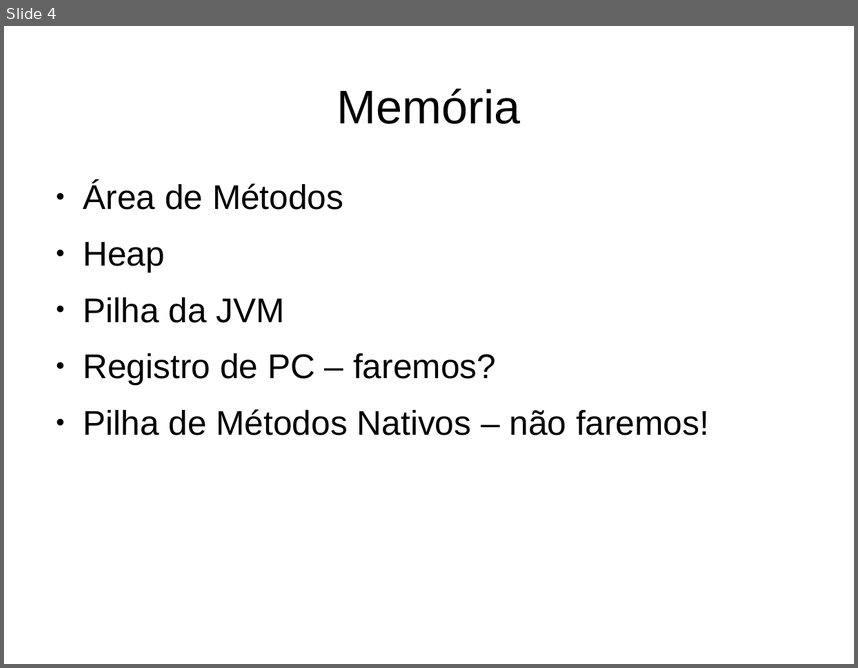
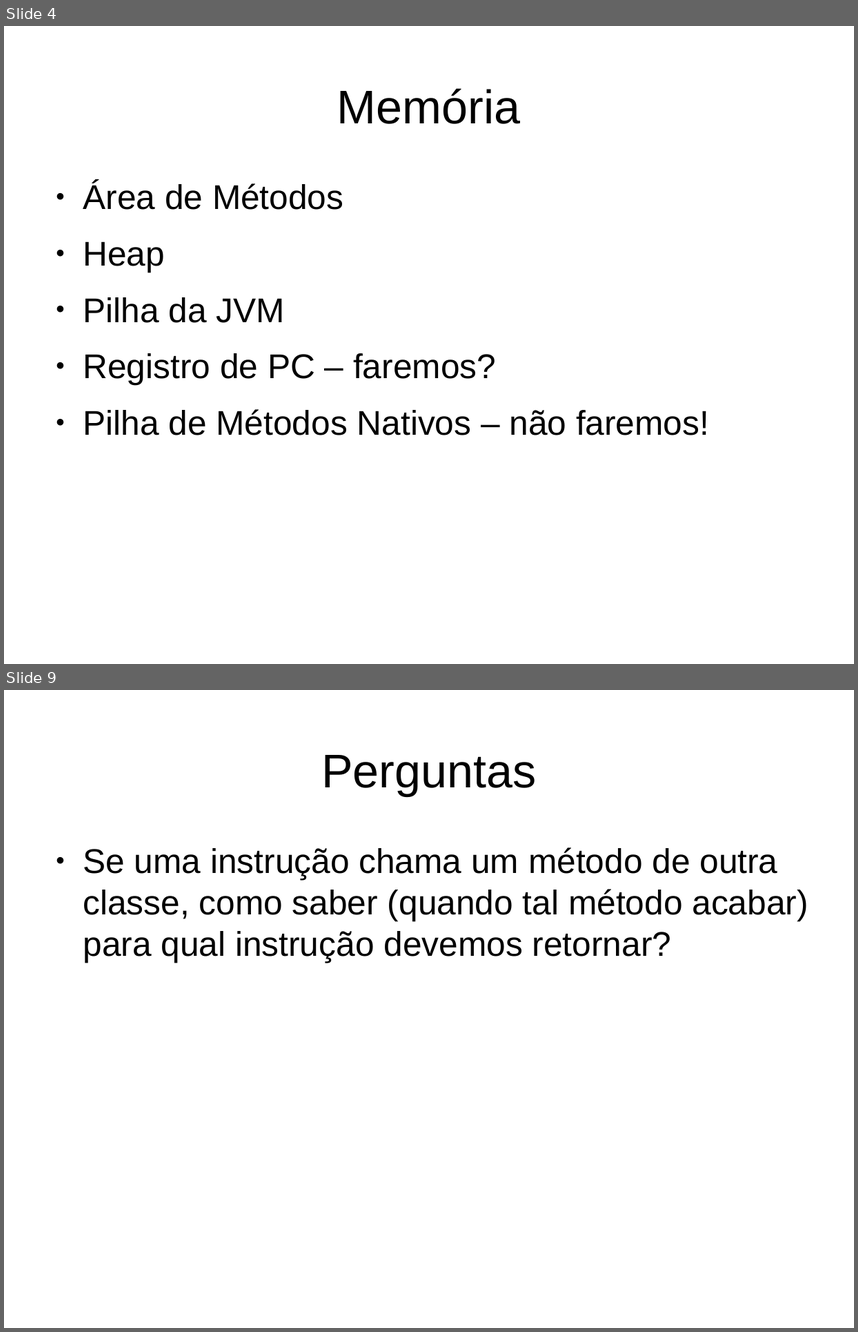
Before and after one commit to gabrielmm1234/jvm-sb, a slide deck: projetoLogico/apresentacao.odp. Shown one above the other, each under a label of ours: slide 4 before the commit, slides 4 and 9 after it; the slides between them are not shown. The pictures are 858x668 and 858x1332 pixels, drawn with LibreOffice and Linux fonts; fonts in the diff are those of the drawing. Boxes give left, top, right and bottom in pixels: in the first picture for what was removed or moved away, otherwise in the second. Text is boxed around its words. In the diff, an @@ line names an element or a change of style, - is before the commit and + after.

```diff
--- a/projetoLogico/apresentacao.odp
+++ b/projetoLogico/apresentacao.odp
@@ slide 9 added at (4, 690, 854, 1328), background #FFFFFF @@
@@ title added at (321, 755, 536, 796), 44 pt, text #000000 @@
+Perguntas
@@ text added at (83, 847, 808, 962), 32 pt, text #000000 @@
+● Se uma instrução chama um método de outra classe, como saber (quando tal método acabar) para qual instrução devemos retornar?
```
Also in this commit, not shown: 1 slide changed, 6 other slides added.
